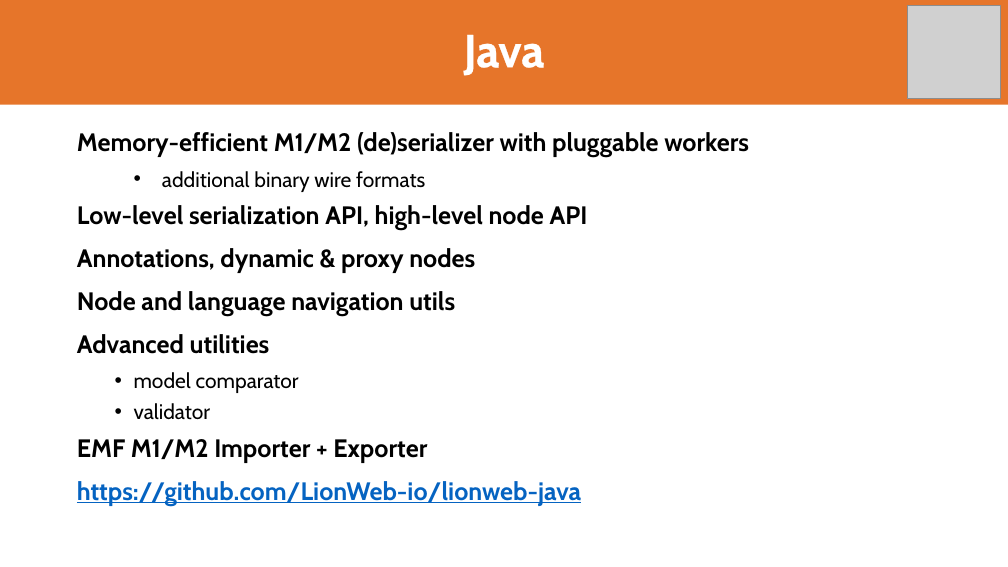
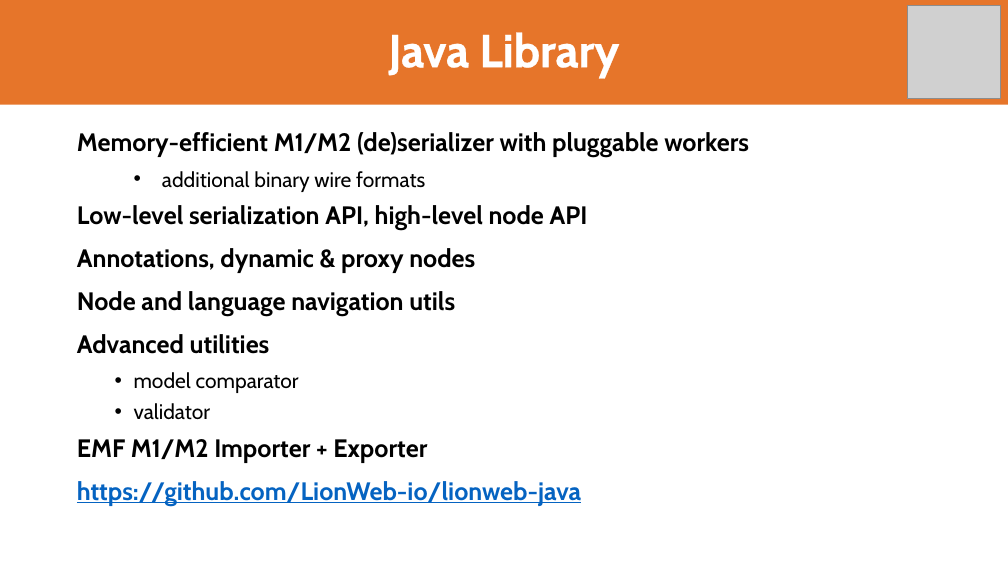
Before and after one commit to LionWeb-io/specification, a slide deck: slide 22 of resources/LangDev 2024 Talk.pptx. Drawn at 1008x567 pixels with LibreOffice and Linux fonts; fonts in the diff are those of the drawing; grey boxes stand for pictures; background and template pictures are left out. Boxes give left, top, right and bottom in pixels: in the first picture for what was removed or moved away, otherwise in the second. Text is boxed around its words. In the diff, an @@ line names an element or a change of style, - is before the commit and + after.

```diff
--- a/resources/LangDev 2024 Talk.pptx
+++ b/resources/LangDev 2024 Talk.pptx
@@ title at (389,32,620,78): text changed @@
-Java
+Java Library
```
Also in this commit, not shown: 12 other slides changed.
